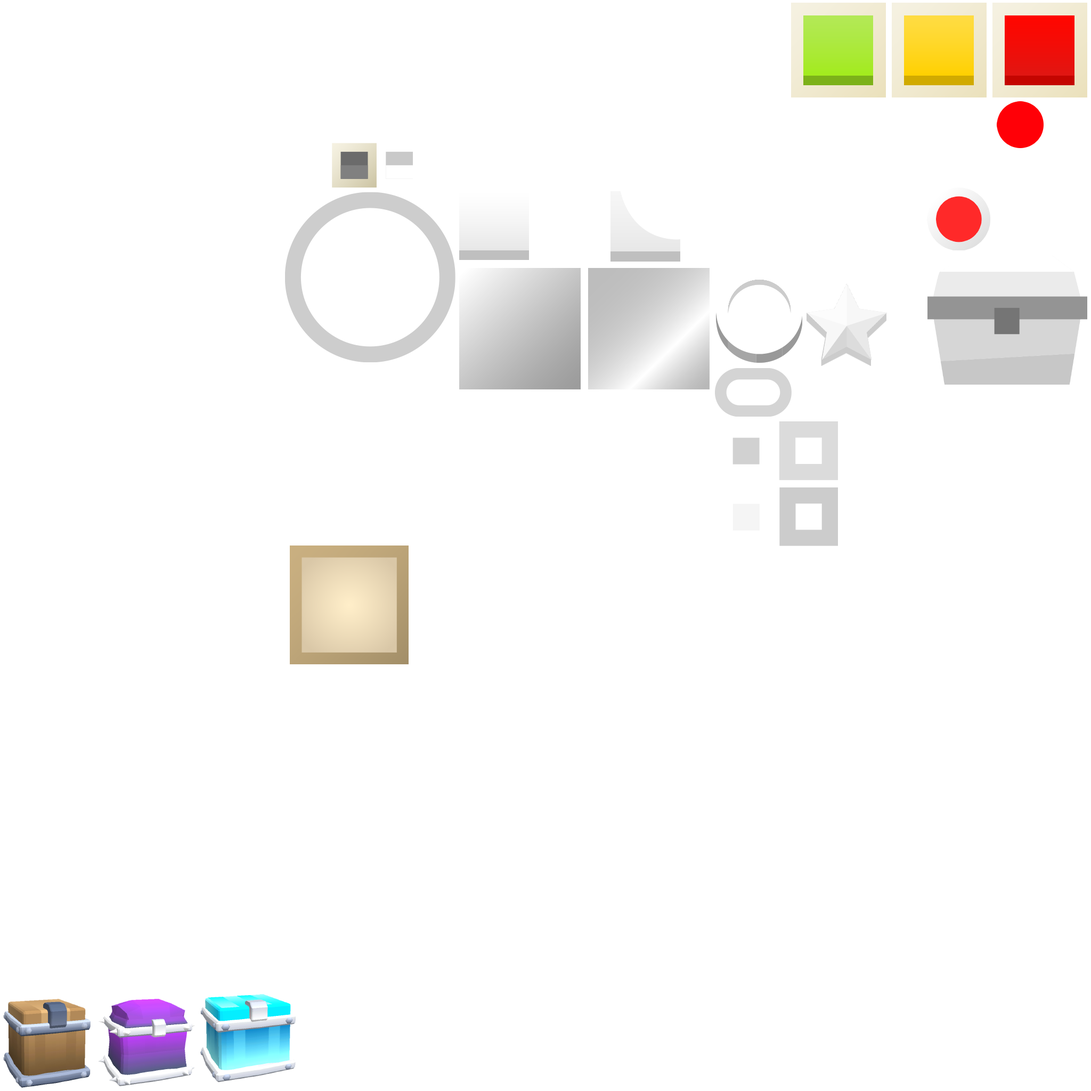
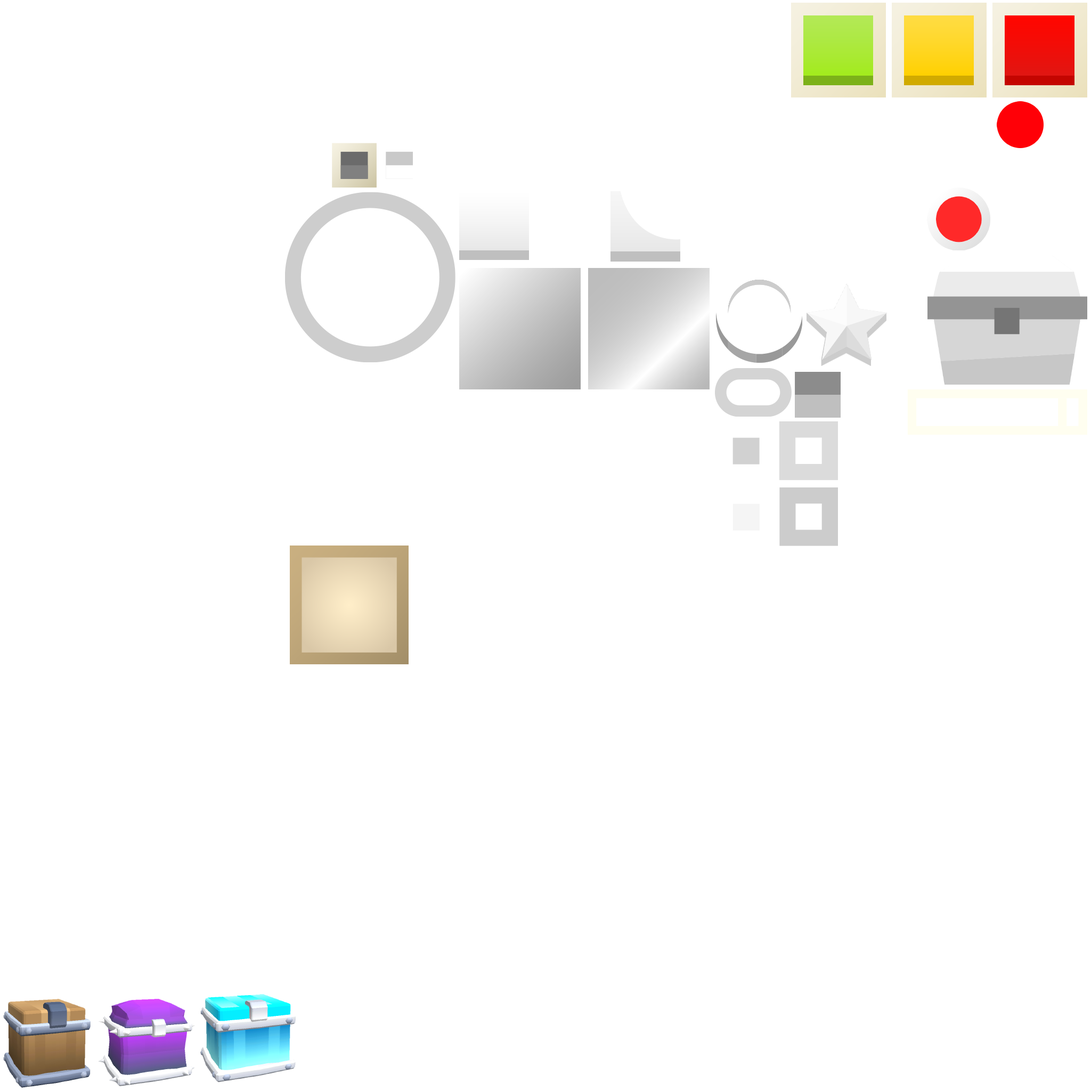
Revision of a layered 1091px x 1091px image; what changed, layer by layer:
added layer "Layer 48" above "Layer 47" over [left=795, top=372, right=842, bottom=418]
added layer "Layer 47" above "Layer 46" over [left=908, top=389, right=1088, bottom=435]
